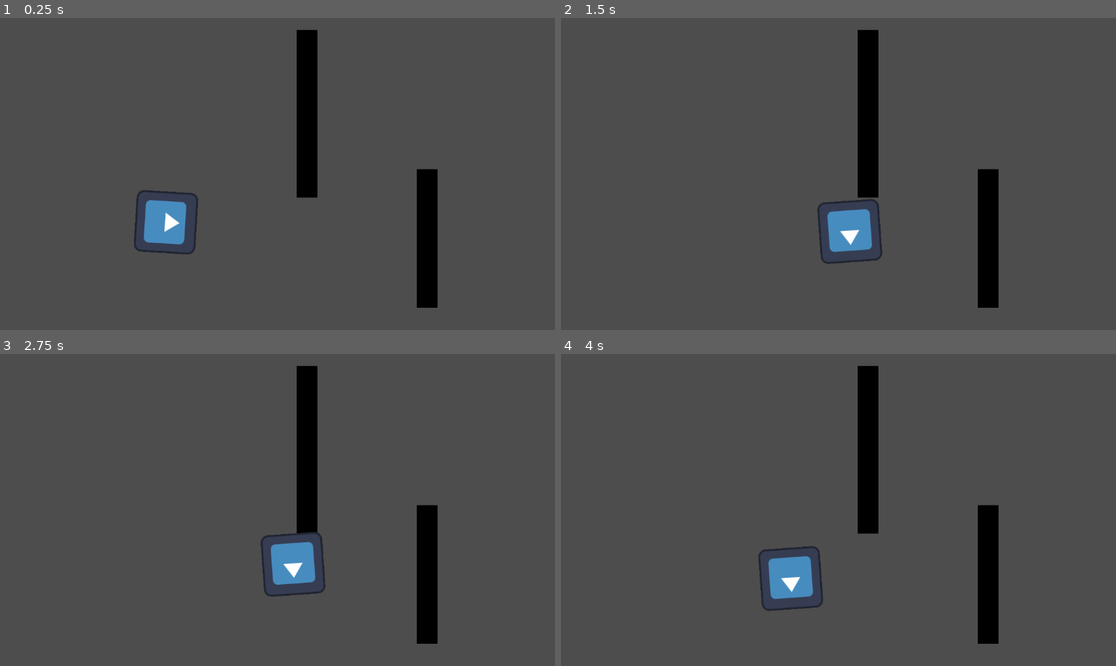
Above: before the commit, frames 1-4 (two rows, left to right).
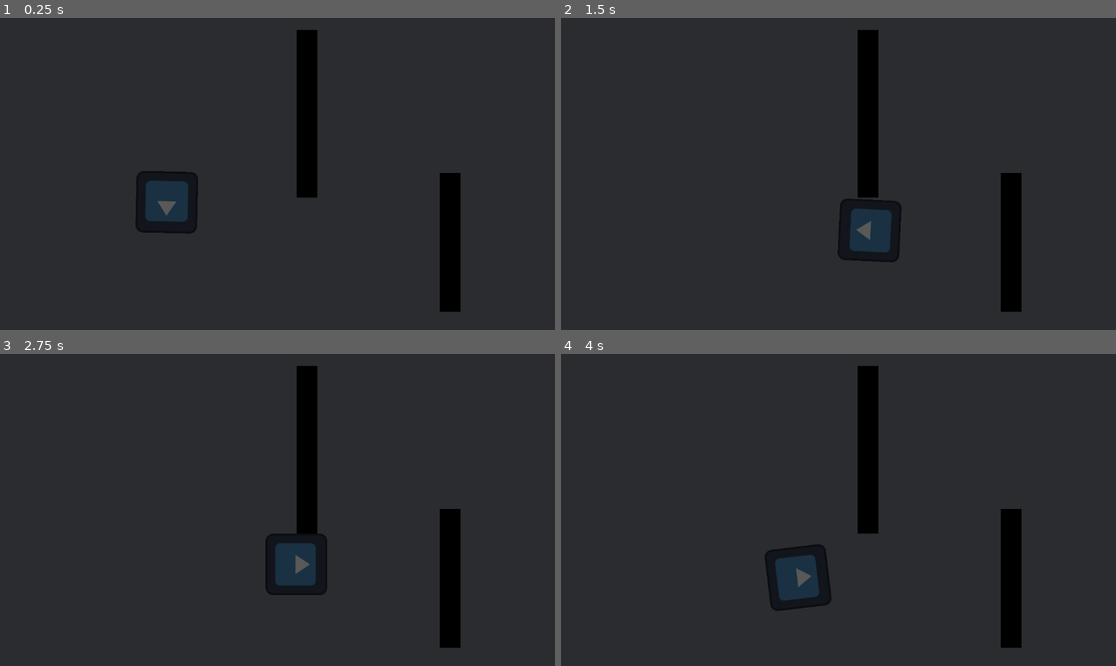
Above: after the commit, the same moments.

Repository: robbplo/potions-eleven
Game: Godot game, scene res://pathing_test.tscn
Same seed, same stepped clock (60 frames per second), same inputs: the game is played once before the commit and once after it. The project has no main scene, so this scene is started directly. The engine's default icon, where the game draws it, is replaced by a stand-in: a white triangle on a blue panel in a dark square.
Inputs (mouse positions are in pixels of both pictures, inside the frame that each line leads up to):
- Up to frame 1 (0.25 s): no input
- Up to frame 2 (1.5 s): move the mouse to (960, 158) at 0.52 s; hold D (right) 0.53-1.28 s; click (960, 158) at 0.67 s; move the mouse to (727, 189) at 1.27 s; hold S (down) from 1.28 s (still down); click (727, 189) at 1.42 s
- Up to frame 3 (2.75 s): move the mouse to (333, 441) at 2.02 s; release S (down) at 2.03 s; hold D (right) from 2.03 s (still down); click (333, 441) at 2.17 s
- Up to frame 4 (4 s): move the mouse to (810, 572) at 2.77 s; release D (right) at 2.78 s; hold W (up) 2.78-3.53 s; click (810, 572) at 2.92 s; move the mouse to (1005, 556) at 3.52 s; hold A (left) from 3.53 s (still down); click (1005, 556) at 3.67 s

The runs differ from the first frame. In frame 1, 98% of the frame differs, in the area x 0-100%, y 0-100%; in frame 2, 98%; in frame 3, 98%; in frame 4, 98%.

Commit message:
work on vision cone

Diff:
--- a/enemy_path_follower.gd
+++ b/enemy_path_follower.gd
@@ -1,4 +1,11 @@
 extends CharacterBody2D
+
+enum State {
+	FOLLOWING,
+	RETURNING,
+	ALERTED,
+	ALERTED_WAITING
+}
 
 const PATROL_SPEED = 300.0
 const ALERT_SPEED = 500.0
@@ -8,42 +15,45 @@
 
 @onready var nav: NavigationAgent2D = $NavigationAgent2D
 
-enum State {
-	FOLLOWING,
-	RETURNING,
-	ALERTED,
-	ALERTED_WAITING
-}
 var state: State = State.FOLLOWING
 var alert_target = Vector2(1000, 500)
 
 func _input(event: InputEvent) -> void:
 	if event is InputEventMouseButton:
 		if event.button_index == MOUSE_BUTTON_LEFT:
-			nav.target_position = event.global_position
-			state = State.ALERTED
+			alert(event.global_position)
 		else:
 			state = State.RETURNING
 
+func _physics_process(delta: float) -> void:
+	match state:
+		State.FOLLOWING: $"..".progress += PATROL_SPEED * delta
+		State.ALERTED:
+			if nav.is_target_reached():
+				state = State.ALERTED_WAITING
+				await get_tree().create_timer(WAIT_BEFORE_RETURNING).timeout
+				state = State.RETURNING
+				nav.target_position = get_parent().global_position
+			else:
+				move_toward_target()
+		State.RETURNING:
+			if nav.is_target_reached():
+				follow_path()
+			else:
+				move_toward_target()
 
-func _physics_process(delta: float) -> void:
-	if state == State.FOLLOWING:
-		$"..".progress += PATROL_SPEED * delta
-	if state == State.ALERTED:
-		if nav.is_target_reached():
-			state = State.ALERTED_WAITING
-			await get_tree().create_timer(WAIT_BEFORE_RETURNING).timeout
-			state = State.RETURNING
-			nav.target_position = get_parent().global_position
-		else:
-			var direction = global_position.direction_to(nav.get_next_path_position())
-			velocity = direction * ALERT_SPEED
-			move_and_slide()
-	if state == State.RETURNING:
-		if nav.is_target_reached():
-			position = Vector2.ZERO
-			state = State.FOLLOWING
-		else:
-			var direction = global_position.direction_to(nav.get_next_path_position())
-			velocity = direction * ALERT_SPEED
-			move_and_slide()
+func alert(target: Vector2):
+	nav.target_position = target
+	state = State.ALERTED
+
+func follow_path():
+	position = Vector2.ZERO
+	state = State.FOLLOWING
+	rotation = 0
+
+
+func move_toward_target():
+	var direction = global_position.direction_to(nav.get_next_path_position())
+	velocity = direction * ALERT_SPEED
+	look_at(nav.get_next_path_position())
+	move_and_slide()
--- a/pathing_test.tscn
+++ b/pathing_test.tscn
@@ -1,14 +1,9 @@
-[gd_scene load_steps=7 format=3 uid="uid://bw6kkiyj8aglt"]
+[gd_scene load_steps=8 format=3 uid="uid://bw6kkiyj8aglt"]
 
 [ext_resource type="Script" path="res://enemy_path_follower.gd" id="1_hgdig"]
 [ext_resource type="Texture2D" uid="uid://djbmmji0d4w6n" path="res://icon.svg" id="2_22lp3"]
 [ext_resource type="PackedScene" uid="uid://dmp7wm7pyo8pk" path="res://wall.tscn" id="3_57pmu"]
-
-[sub_resource type="NavigationPolygon" id="NavigationPolygon_lckgc"]
-vertices = PackedVector2Array(723, 437, 723, -38.75, 801.5, 249.633, 801.5, 666.383, 972.5, 666.383, 1511.77, 912.258, -190.93, 946.656, 1526.2, -244.398, 972.5, 249.633, 552, 437, -171.047, -281.602, 552, -38.75)
-polygons = Array[PackedInt32Array]([PackedInt32Array(0, 1, 2, 3), PackedInt32Array(4, 5, 6, 3), PackedInt32Array(7, 5, 4, 8), PackedInt32Array(0, 3, 6, 9), PackedInt32Array(9, 6, 10, 11), PackedInt32Array(11, 10, 7, 1), PackedInt32Array(1, 7, 8, 2)])
-outlines = Array[PackedVector2Array]([PackedVector2Array(-234, -347, 1591, -307, 1575, 975, -256, 1012)])
-agent_radius = 64.0
+[ext_resource type="Script" path="res://radial_raycast.gd" id="3_0287r"]
 
 [sub_resource type="Curve2D" id="Curve2D_gi8k0"]
 _data = {
@@ -19,37 +14,59 @@
 [sub_resource type="CircleShape2D" id="CircleShape2D_fi7xk"]
 radius = 64.0
 
+[sub_resource type="NavigationPolygon" id="NavigationPolygon_lckgc"]
+vertices = PackedVector2Array(1020.5, 674.383, 1511.77, 912.258, -190.93, 946.656, 849.5, 674.383, 723, 437, 723, -38.75, 849.5, 257.633, 1526.2, -244.398, 1020.5, 257.633, 552, 437, -171.047, -281.602, 552, -38.75)
+polygons = Array[PackedInt32Array]([PackedInt32Array(0, 1, 2, 3), PackedInt32Array(4, 5, 6, 3), PackedInt32Array(7, 1, 0, 8), PackedInt32Array(4, 3, 2, 9), PackedInt32Array(9, 2, 10, 11), PackedInt32Array(11, 10, 7, 5), PackedInt32Array(5, 7, 8, 6)])
+outlines = Array[PackedVector2Array]([PackedVector2Array(-234, -347, 1591, -307, 1575, 975, -256, 1012)])
+agent_radius = 64.0
+
 [node name="PathingTest" type="Node2D"]
+
+[node name="ColorRect" type="ColorRect" parent="."]
+offset_left = -2029.0
+offset_top = -2060.0
+offset_right = 5899.0
+offset_bottom = 3057.0
+color = Color(0.475489, 0.493061, 0.541979, 1)
+
+[node name="CanvasModulate" type="CanvasModulate" parent="."]
+color = Color(0.347817, 0.347817, 0.347817, 1)
+
+[node name="Path2D" type="Path2D" parent="."]
+position = Vector2(-47, 476)
+curve = SubResource("Curve2D_gi8k0")
+
+[node name="PathFollow2D" type="PathFollow2D" parent="Path2D"]
+position = Vector2(393.247, -168.387)
+rotation = 1.55044
+progress = 360.976
+
+[node name="Enemy" type="CharacterBody2D" parent="Path2D/PathFollow2D"]
+motion_mode = 1
+wall_min_slide_angle = 0.785398
+script = ExtResource("1_hgdig")
+
+[node name="Icon" type="Sprite2D" parent="Path2D/PathFollow2D/Enemy"]
+rotation = 1.5708
+texture = ExtResource("2_22lp3")
+
+[node name="NavigationAgent2D" type="NavigationAgent2D" parent="Path2D/PathFollow2D/Enemy"]
+
+[node name="CollisionShape2D" type="CollisionShape2D" parent="Path2D/PathFollow2D/Enemy"]
+shape = SubResource("CircleShape2D_fi7xk")
+
+[node name="RadialRaycast" type="Node2D" parent="Path2D/PathFollow2D/Enemy"]
+script = ExtResource("3_0287r")
+radial_angle = 120.0
+ray_range = 512.0
 
 [node name="NavigationRegion2D" type="NavigationRegion2D" parent="."]
 navigation_polygon = SubResource("NavigationPolygon_lckgc")
-
-[node name="Wall" parent="NavigationRegion2D" instance=ExtResource("3_57pmu")]
-position = Vector2(887, 458)
-scale = Vector2(0.671875, 4.51172)
 
 [node name="Wall2" parent="NavigationRegion2D" instance=ExtResource("3_57pmu")]
 position = Vector2(637.5, 199.125)
 scale = Vector2(0.671875, 5.43359)
 
-[node name="Path2D" type="Path2D" parent="NavigationRegion2D"]
-position = Vector2(-47, 476)
-curve = SubResource("Curve2D_gi8k0")
-
-[node name="PathFollow2D" type="PathFollow2D" parent="NavigationRegion2D/Path2D"]
-position = Vector2(393.633, -126.65)
-rotation = 1.57281
-progress = 402.715
-
-[node name="Enemy" type="CharacterBody2D" parent="NavigationRegion2D/Path2D/PathFollow2D"]
-motion_mode = 1
-wall_min_slide_angle = 0.785398
-script = ExtResource("1_hgdig")
-
-[node name="Icon" type="Sprite2D" parent="NavigationRegion2D/Path2D/PathFollow2D/Enemy"]
-texture = ExtResource("2_22lp3")
-
-[node name="NavigationAgent2D" type="NavigationAgent2D" parent="NavigationRegion2D/Path2D/PathFollow2D/Enemy"]
-
-[node name="CollisionShape2D" type="CollisionShape2D" parent="NavigationRegion2D/Path2D/PathFollow2D/Enemy"]
-shape = SubResource("CircleShape2D_fi7xk")
+[node name="Wall" parent="NavigationRegion2D" instance=ExtResource("3_57pmu")]
+position = Vector2(935, 466)
+scale = Vector2(0.671875, 4.51172)
--- a/sandbox.tscn
+++ b/sandbox.tscn
@@ -25,9 +25,19 @@
 offset_bottom = 3596.0
 color = Color(0.475489, 0.493061, 0.541979, 1)
 
+[node name="CanvasModulate" type="CanvasModulate" parent="."]
+color = Color(0.347817, 0.347817, 0.347817, 1)
+
 [node name="Player" parent="." instance=ExtResource("1_m7804")]
 position = Vector2(147, 180)
 rotation = -0.000531903
+
+[node name="RadialRaycast" type="Node2D" parent="Player"]
+rotation = 4.18879
+script = ExtResource("2_hys6l")
+ray_count = 100
+radial_angle = 120.0
+ray_range = 512.0
 
 [node name="PointLight2D" type="PointLight2D" parent="."]
 position = Vector2(199, 428)
@@ -40,20 +50,6 @@
 ray_count = 100
 ray_range = 512.0
 
-[node name="PointLight2D2" type="PointLight2D" parent="."]
-position = Vector2(656, -490)
-shadow_enabled = true
-shadow_filter = 1
-texture = SubResource("GradientTexture2D_sodpj")
-
-[node name="RadialRaycast" type="Node2D" parent="PointLight2D2"]
-script = ExtResource("2_hys6l")
-ray_count = 100
-ray_range = 512.0
-
-[node name="CanvasModulate" type="CanvasModulate" parent="."]
-color = Color(0.347817, 0.347817, 0.347817, 1)
-
 [node name="Wall" parent="." instance=ExtResource("2_eq4uc")]
 position = Vector2(571, 463)
 scale = Vector2(0.609375, 9.40234)
Binary file added: Sprites/square_white.jpg
Not shown, added: Sprites/square_white.jpg.import
